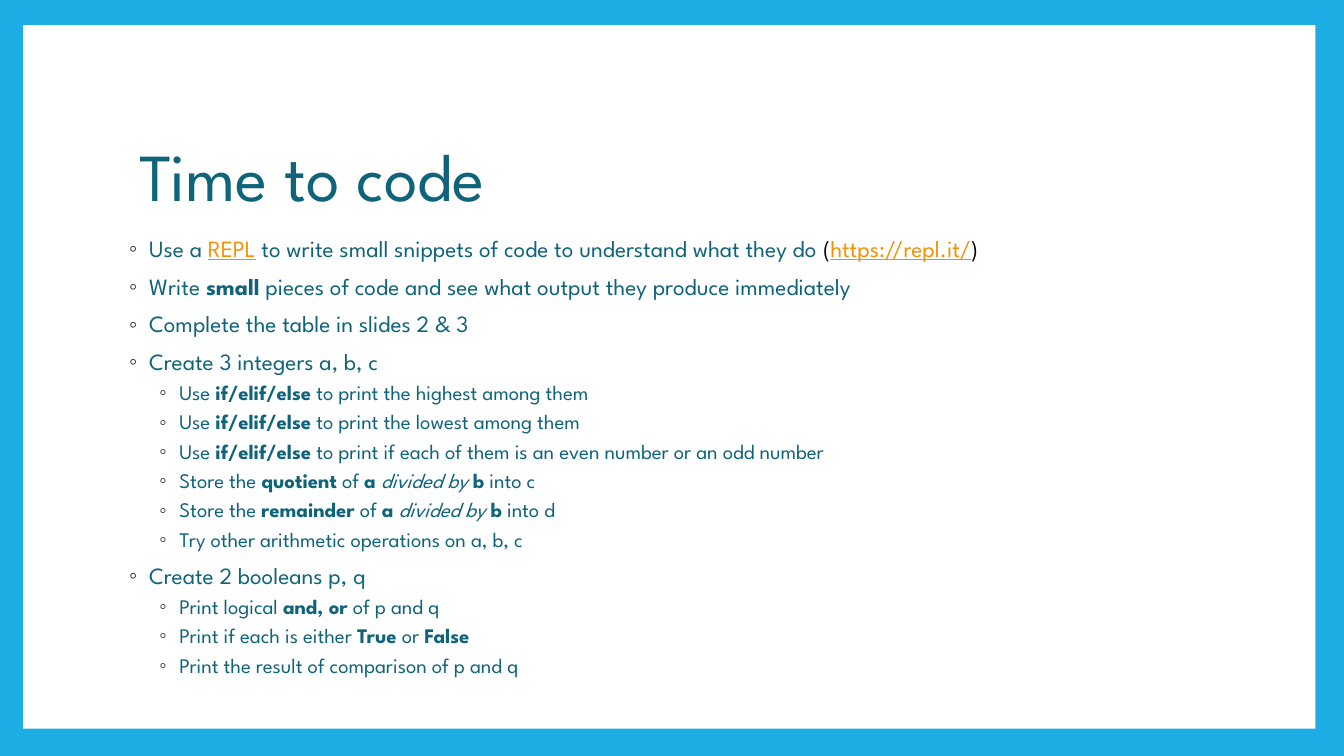
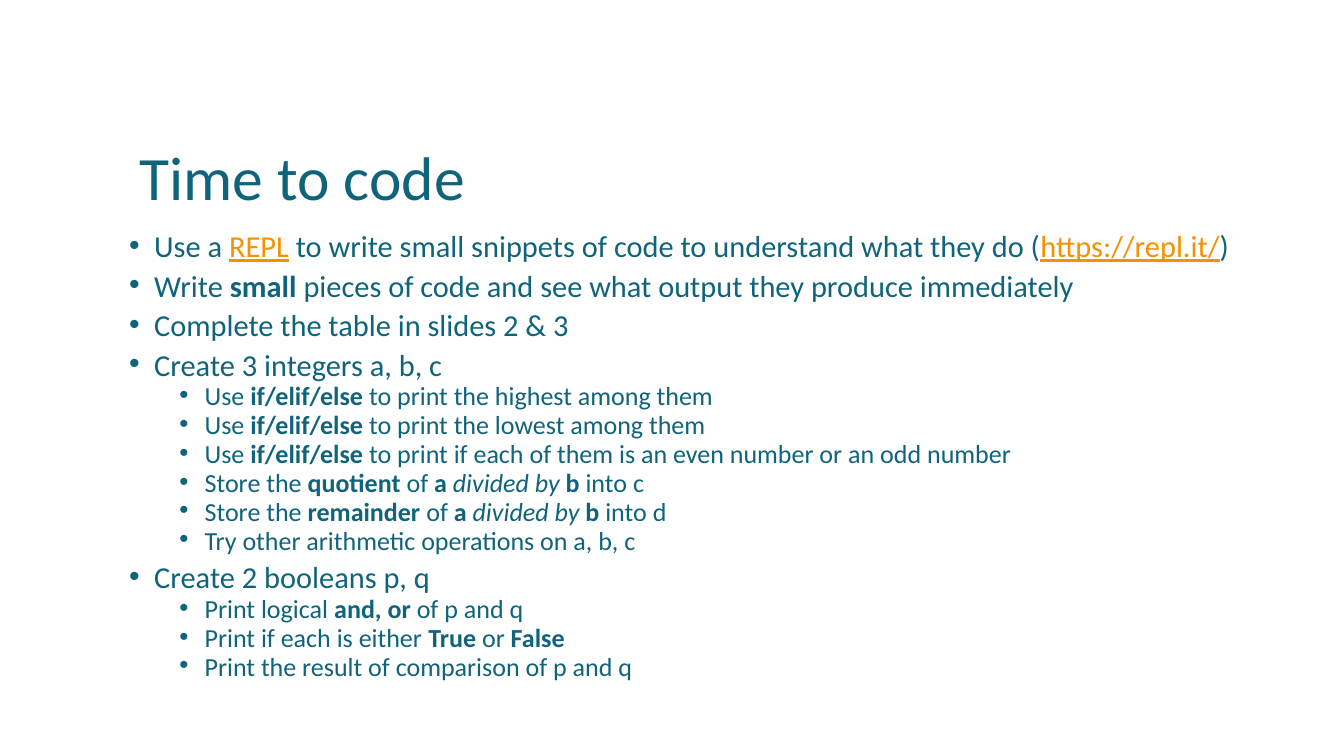
Before and after one commit to uday87j/teach_python, a slide deck: slide 12 of fundamentals/3-Binary Numbers, Opertions.pptx (slide 9 before the commit). Drawn at 1344x756 pixels with LibreOffice and Linux fonts; fonts in the diff are those of the drawing. Boxes give left, top, right and bottom in pixels: in the first picture for what was removed or moved away, otherwise in the second. Text is boxed around its words. In the diff, an @@ line names an element or a change of style, - is before the commit and + after.

```diff
--- a/fundamentals/3-Binary Numbers, Opertions.pptx
+++ b/fundamentals/3-Binary Numbers, Opertions.pptx
@@ rectangle removed at (0, 0, 1344, 756) @@
@@ rectangle removed at (23, 25, 1316, 729) @@
@@ title "Time to code" at (140, 157, 465, 201): size 48 to 44 pt, font League Spartan to Calibri @@
@@ text "Use a REPL to write ..." at (154, 235, 1229, 681): size 16.6 to 21.7 pt in "Use a REPL to write small snippets ...", "Write small pieces of code and see ...", "Complete the table in slides 2 & ...", "Create 3 integers a, b, c" and 1 more places; font League Spartan to Calibri; text colour #000000 to #0F647B in "(https://repl.it/)"; size 14.8 to 18.6 pt in "Use if/elif/else to print the highest among ...", "Use if/elif/else to print the lowest among ...", "Use if/elif/else to print if each of ...", "Store the quotient of a divided by ..." and 5 more places; bullet ◦ to •; line spacing 0.9 to 0.7; more space between paragraphs @@
```
Also in this commit, not shown: 8 other slides changed, 3 slides added, 2 other files.
